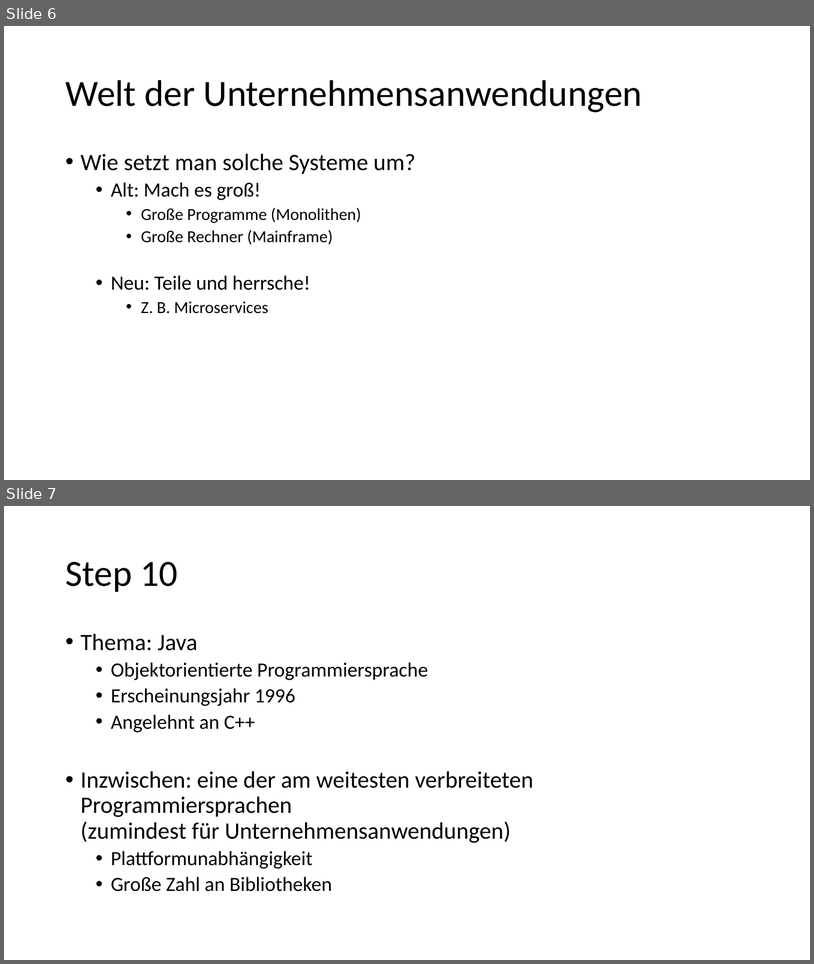
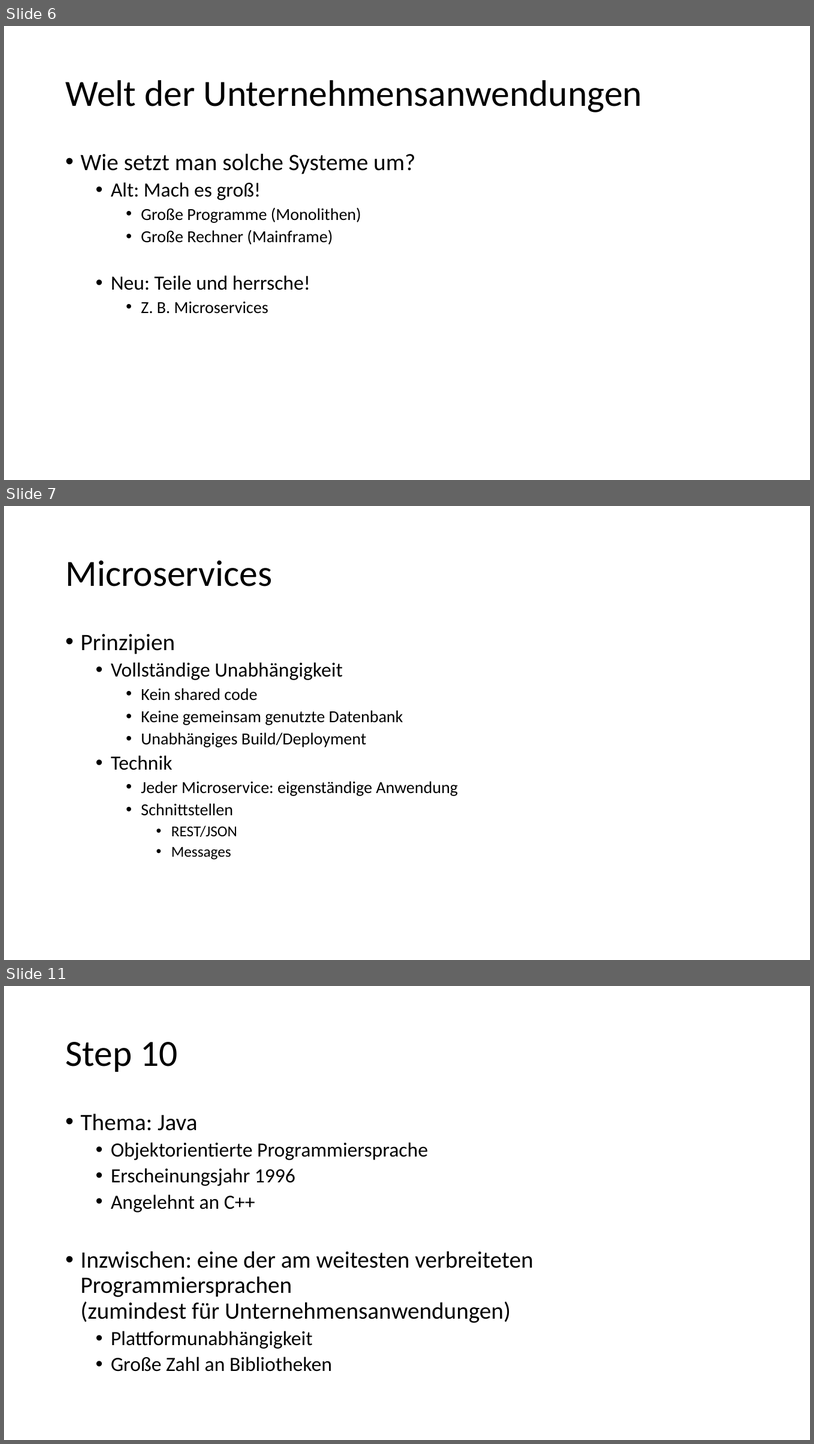
Before and after one commit to igeldo/PR4-SoSe23, a slide deck: Java-Starter.pptx. Shown one above the other, each under a label of ours: slides 6 and 7 before the commit, slides 6, 7 and 11 after it; the slides between them are not shown. The pictures are 814x964 and 814x1444 pixels, drawn with LibreOffice and Linux fonts; fonts in the diff are those of the drawing. Boxes give left, top, right and bottom in pixels: in the first picture for what was removed or moved away, otherwise in the second. Text is boxed around its words. In the diff, an @@ line names an element or a change of style, - is before the commit and + after.

```diff
--- a/Java-Starter.pptx
+++ b/Java-Starter.pptx
@@ slide 7 added at (x1=4, y1=506, x2=810, y2=960), background #FFFFFF @@
@@ title added at (x1=65, y1=560, x2=272, y2=586), 44 pt, text #000000 @@
+Microservices
@@ text added at (x1=81, y1=634, x2=458, y2=859), 20 pt, text #000000 @@
+• Prinzipien
+  • Vollständige Unabhängigkeit
+    • Kein shared code
+    • Keine gemeinsam genutzte Datenbank
+    • Unabhängiges Build/Deployment
+  • Technik
+    • Jeder Microservice: eigenständige Anwendung
+    • Schnittstellen
+      • REST/JSON
+      • Messages
@@ what was slide 7 is now slide 11 @@
```
Also in this commit, not shown: 3 slides changed, 7 other slides added.
